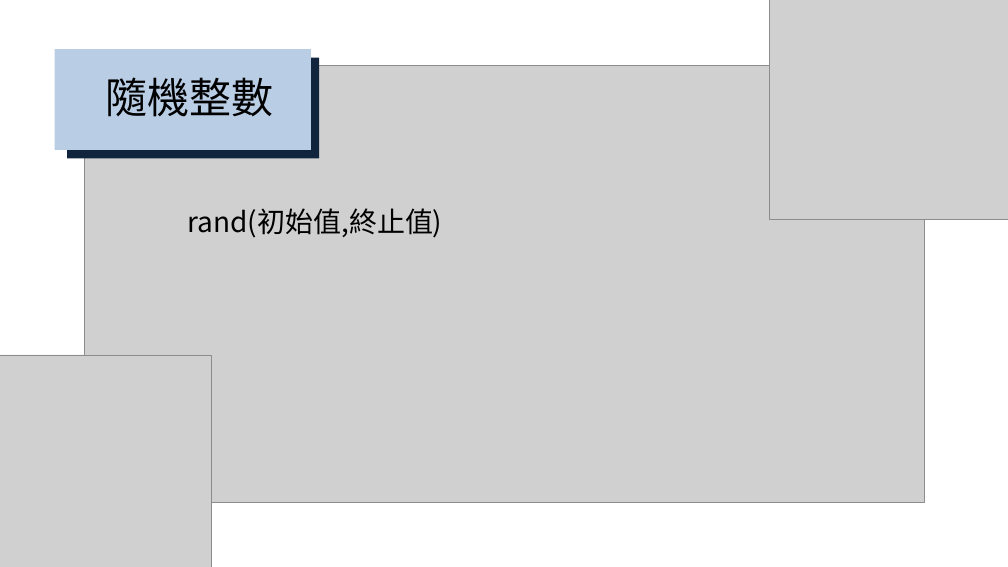
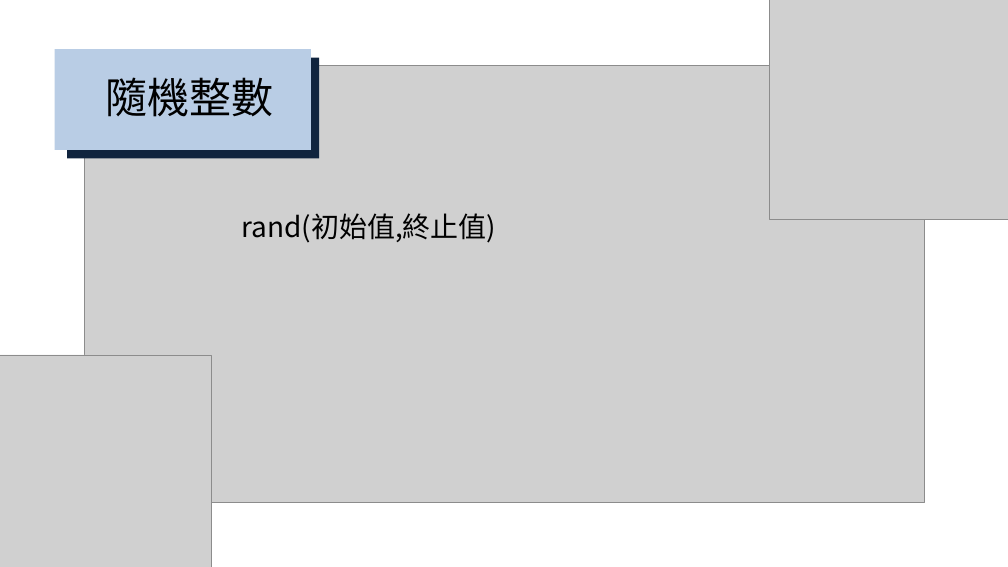
Before and after one commit to choco2001/ppt, a slide deck: slide 11 of phpppt.pptx (slide 8 before the commit). Drawn at 1008x567 pixels with LibreOffice and Linux fonts; fonts in the diff are those of the drawing; grey boxes stand for pictures. Boxes give left, top, right and bottom in pixels: in the first picture for what was removed or moved away, otherwise in the second. Text is boxed around its words. In the diff, an @@ line names an element or a change of style, - is before the commit and + after.

```diff
--- a/phpppt.pptx
+++ b/phpppt.pptx
@@ text "rand(初始值,終止值)": place and size @@
-text "rand(初始值,終止值)" at (188,208,443,238)
+text "rand(初始值,終止值)" at (241,213,496,243)
```
Also in this commit, not shown: 2 other slides changed, 3 slides added.
